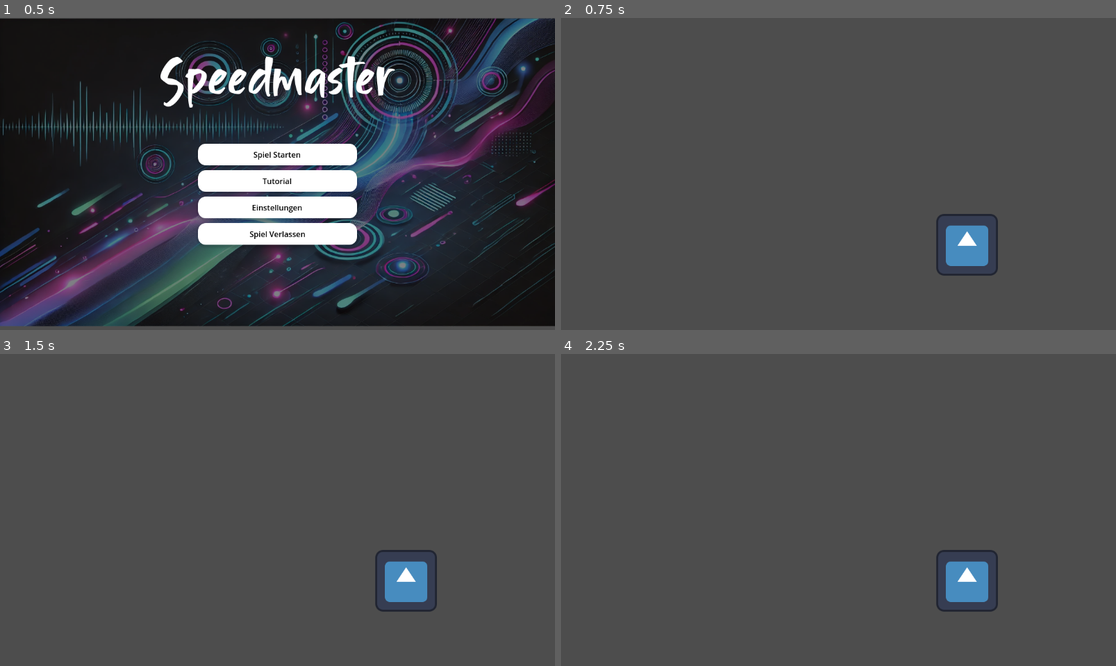
Above: before the commit, frames 1-4 (two rows, left to right).
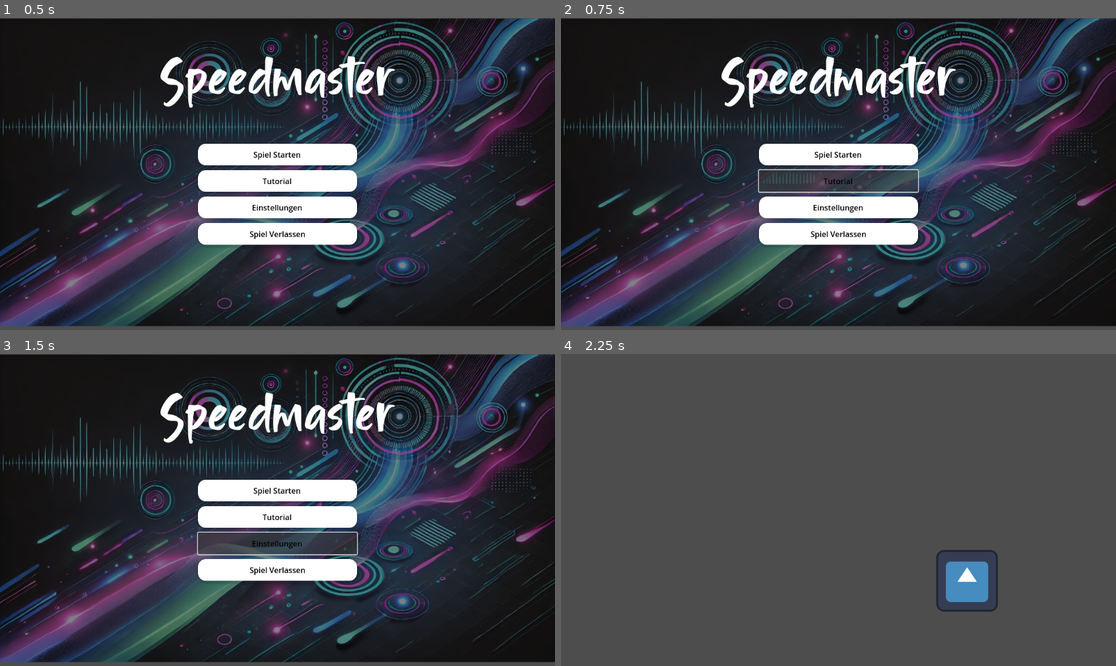
Above: after the commit, the same moments.

Repository: Kakaobaum/speedmaster
Game: Godot game, scene res://Scenes/menu.tscn
The game is run twice, just before and just after one commit, with the same random seed, the same clock (stepped at 60 frames per second) and the same inputs. The engine's default icon, where the game draws it, is replaced by a stand-in: a white triangle on a blue panel in a dark square.
Inputs (mouse positions are in pixels of both pictures, inside the frame that each line leads up to):
- Up to frame 1 (0.5 s): no input
- Up to frame 2 (0.75 s): click "Tutorial" at 0.5 s
- Up to frame 3 (1.5 s): click (277, 544) at 1.25 s, where only the run after the commit has a clickable "Einstellungen"
- Up to frame 4 (2.25 s): click (838, 491) at 2 s, where only the run after the commit has a clickable "Spiel Starten"

Frame 1 is identical in both runs. In frame 2, 95% of the frame differs, in the area x 0-100%, y 0-99%; in frame 3, 95%; in frame 4, nothing differs.

Commit message:
Fixes for keybinds and audio, also changed comment language
Fix: Added await for sound playback on keybinds and fixed Enter keybind functionality

Diff:
--- a/Scripts/menu.gd
+++ b/Scripts/menu.gd
@@ -26,7 +26,7 @@
 		audio_player.stream = audio_stream
 		audio_player.play()
 
-# Funktionen für Hover - Sounds
+# Funktionen für Hover-Sounds
 
 # Wenn der 'Start Game'-Button gehovered wird
 func _on_btn_start_game_hovered() -> void:
@@ -46,32 +46,35 @@
 
 # Tastatureingaben für Shortcuts definieren
 func _input(event: InputEvent) -> void:
-	if event.is_action_pressed("ui_accept"):  # Spielstart auf Enter setzte
-		_on_btn_start_game_pressed()
-	elif event.is_action_pressed("tutorial_shortcut"):  # Tutorial auf T setzen
-		_on_btn_tutorial_pressed()
-	elif event.is_action_pressed("ui_cancel"):  # Spiel verlassen auf Escape setzen
-		_on_btn_exit_pressed()
-	elif event.is_action_pressed("settings_shortcut"):  # Einstellungen auf S setzen
-		_on_btn_settings_pressed()
-
+	if event.is_action_pressed("ui_accept"):  # Shortcut für "Enter"
+		_on_btn_start_game_pressed()  # Sound abspielen und die Funktion ausführen
+	elif event.is_action_pressed("tutorial_shortcut"):  # Shortcut für "T"
+		_on_btn_tutorial_pressed()  # Sound abspielen und die Funktion ausführen
+	elif event.is_action_pressed("ui_cancel"):  # Shortcut für "Escape"
+		_on_btn_exit_pressed()  # Sound abspielen und die Funktion ausführen
+	elif event.is_action_pressed("settings_shortcut"):  # Shortcut für "S"
+		_on_btn_settings_pressed()  # Sound abspielen und die Funktion ausführen
 
 # Funktion für den Start Game-Button
 func _on_btn_start_game_pressed() -> void:
 	_play_audio("res://Audio/starten.mp3")
+	await get_tree().create_timer(1.5).timeout  # Warte 1,5 Sekunden,damit der Sound zuerst abgespielt werden kann
 	get_tree().change_scene_to_file("res://Scenes/game.tscn")
 
 # Funktion für den Tutorial-Button
 func _on_btn_tutorial_pressed() -> void:
 	_play_audio("res://Audio/tutorial.mp3")
+	await get_tree().create_timer(1.5).timeout  # Warte 1,5 Sekunden,damit der Sound zuerst abgespielt werden kann
 	get_tree().change_scene_to_file("res://Scenes/tutorial.tscn")
 
 # Funktion für den Exit-Button
 func _on_btn_exit_pressed() -> void:
 	_play_audio("res://Audio/verlassen.mp3")
+	await get_tree().create_timer(1.5).timeout  # Warte 1,5 Sekunden,damit der Sound zuerst abgespielt werden kann
 	get_tree().quit()
 
 # Funktion für den Settings-Button
 func _on_btn_settings_pressed() -> void:
 	_play_audio("res://Audio/settings.mp3")
-	get_tree().change_scene_to_file("res://Scenes/settings.tscn")
+	await get_tree().create_timer(1.5).timeout  # Warte 1,5 Sekunden
+	get_tree().change_scene_to_file("res://Scenes/settings.tscn") # Warte 1,5 Sekunden,damit der Sound zuerst abgespielt werden kann
